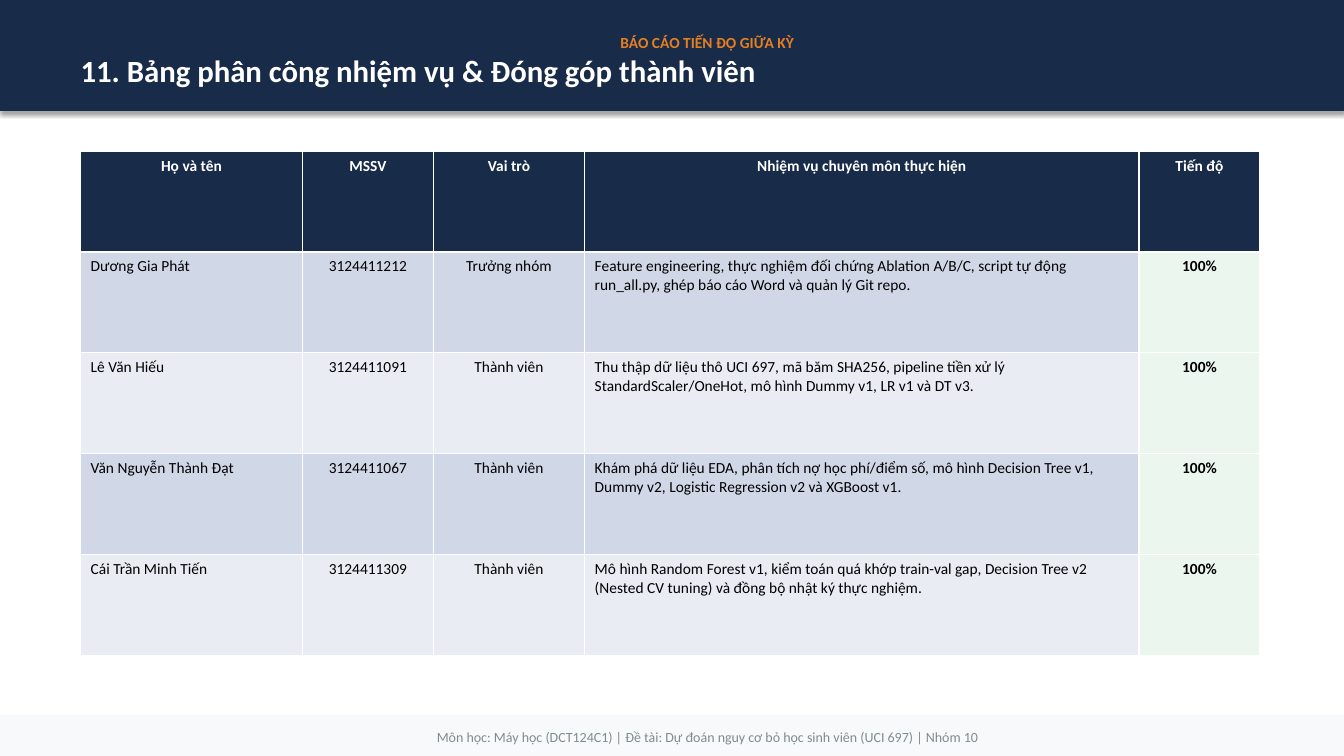
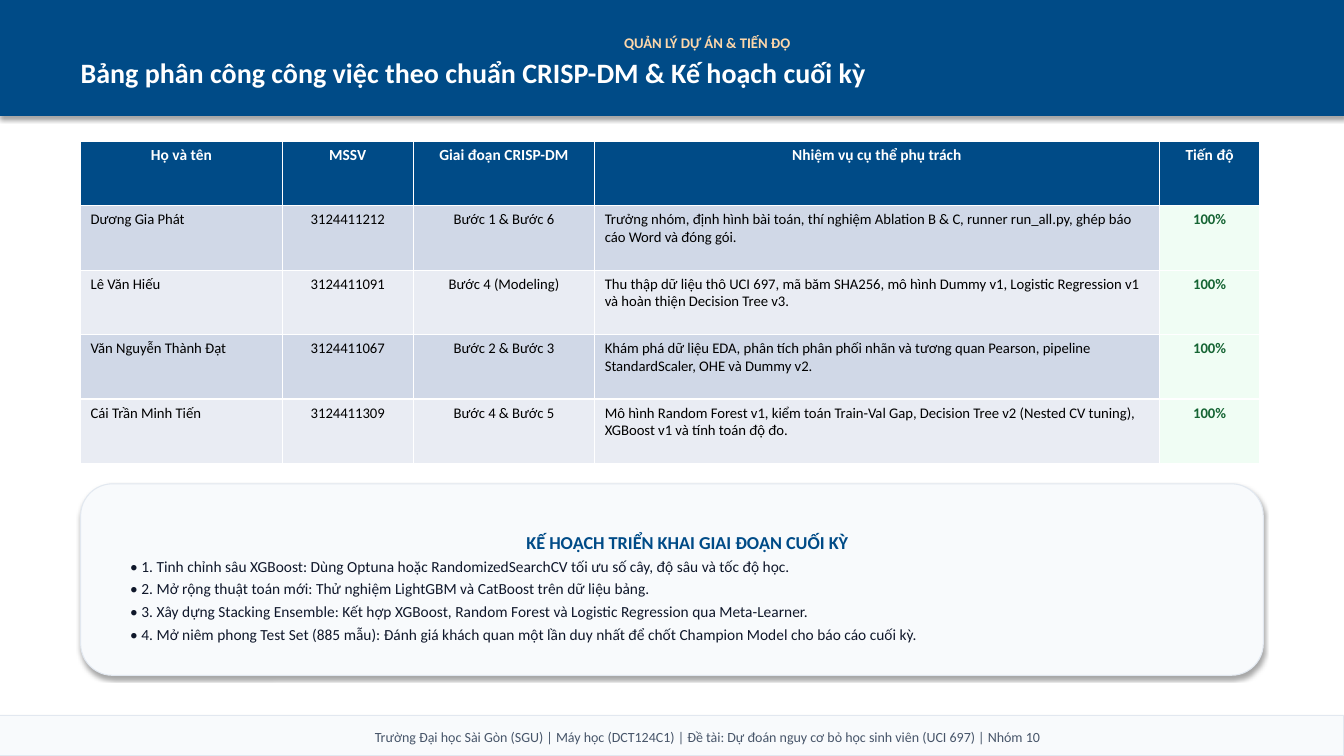
Before and after one commit to Kazuken123/DCT124C1-MH-Nhom, a slide deck: slide 12 of final/reports/BaoCao_TienDo_GiuaKy_Nhom10.pptx. Drawn at 1344x756 pixels with LibreOffice and Linux fonts; fonts in the diff are those of the drawing. Boxes give left, top, right and bottom in pixels: in the first picture for what was removed or moved away, otherwise in the second. Text is boxed around its words. In the diff, an @@ line names an element or a change of style, - is before the commit and + after.

Commit message:
Chuan hoa bao cao Word va slide PPTX theo format CRISP-DM va phong cach SGU

```diff
--- a/final/reports/BaoCao_TienDo_GiuaKy_Nhom10.pptx
+++ b/final/reports/BaoCao_TienDo_GiuaKy_Nhom10.pptx
@@ rectangle "QUẢN LÝ DỰ ÁN & ..." resized from (x1=0, y1=0, x2=1344, y2=111) to (x1=0, y1=0, x2=1344, y2=116) @@
@@ rectangle "QUẢN LÝ DỰ ÁN & ..." at (x1=0, y1=0, x2=1344, y2=116): fill #182B49 to #004B87; outline #182B49 0.75 pt to #004B87 0.75 pt @@
@@ text in rectangle at (x1=81, y1=36, x2=866, y2=88): text changed; size 22 to 20 pt @@
-BÁO CÁO TIẾN ĐỘ GIỮA KỲ
-11. Bảng phân công nhiệm vụ & Đóng góp thành viên
+QUẢN LÝ DỰ ÁN & TIẾN ĐỘ
+Bảng phân công công việc theo chuẩn CRISP-DM & Kế hoạch cuối kỳ
@@ table at (x1=81, y1=141, x2=1260, y2=464) @@
-row 1, column 3: Vai trò
+row 1, column 3: Giai đoạn CRISP-DM
-row 1, column 4: Nhiệm vụ chuyên môn thực hiện
+row 1, column 4: Nhiệm vụ cụ thể phụ trách
-row 2, column 3: Trưởng nhóm
+row 2, column 3: Bước 1 & Bước 6
-row 2, column 4: Feature engineering, thực nghiệm đối chứng Ablation A/B/C, script tự động run_all.py, ghép báo cáo Word và quản lý Git repo.
+row 2, column 4: Trưởng nhóm, định hình bài toán, thí nghiệm Ablation B & C, runner run_all.py, ghép báo cáo Word và đóng gói.
-row 3, column 3: Thành viên
+row 3, column 3: Bước 4 (Modeling)
-row 3, column 4: Thu thập dữ liệu thô UCI 697, mã băm SHA256, pipeline tiền xử lý StandardScaler/OneHot, mô hình Dummy v1, LR v1 và DT v3.
+row 3, column 4: Thu thập dữ liệu thô UCI 697, mã băm SHA256, mô hình Dummy v1, Logistic Regression v1 và hoàn thiện Decision Tree v3.
-row 4, column 3: Thành viên
+row 4, column 3: Bước 2 & Bước 3
-row 4, column 4: Khám phá dữ liệu EDA, phân tích nợ học phí/điểm số, mô hình Decision Tree v1, Dummy v2, Logistic Regression v2 và XGBoost v1.
+row 4, column 4: Khám phá dữ liệu EDA, phân tích phân phối nhãn và tương quan Pearson, pipeline StandardScaler, OHE và Dummy v2.
-row 5, column 3: Thành viên
+row 5, column 3: Bước 4 & Bước 5
-row 5, column 4: Mô hình Random Forest v1, kiểm toán quá khớp train-val gap, Decision Tree v2 (Nested CV tuning) và đồng bộ nhật ký thực nghiệm.
+row 5, column 4: Mô hình Random Forest v1, kiểm toán Train-Val Gap, Decision Tree v2 (Nested CV tuning), XGBoost v1 và tính toán độ đo.
@@ fill #182B49 to #004B87 in row 1 @@
@@ fill #EBF7EE to #F0FDF4 in 4 cells @@
@@ size 11 to 10.5 pt in "Dương Gia Phát", "3124411212", "100%", "Lê Văn Hiếu" and 8 more places @@
@@ text colour #000000 to #166534 in "100%", "100%", "100%", "100%" @@
@@ table resized from (x1=81, y1=151, x2=1260, y2=655) to (x1=81, y1=141, x2=1260, y2=464) @@
@@ rounded rectangle added at (x1=81, y1=484, x2=1263, y2=676), fill #F8FAFC, outline #E2E8F0 0.75 pt, 11 pt, text #0F172A @@
+KẾ HOẠCH TRIỂN KHAI GIAI ĐOẠN CUỐI KỲ
+• 1. Tinh chỉnh sâu XGBoost: Dùng Optuna hoặc RandomizedSearchCV tối ưu số cây, độ sâu và tốc độ học.
+• 2. Mở rộng thuật toán mới: Thử nghiệm LightGBM và CatBoost trên dữ liệu bảng.
+• 3. Xây dựng Stacking Ensemble: Kết hợp XGBoost, Random Forest và Logistic Regression qua Meta-Learner.
+• 4. Mở niêm phong Test Set (885 mẫu): Đánh giá khách quan một lần duy nhất để chốt Champion Model cho báo cáo cuối kỳ.
@@ rectangle "Trường Đại học Sài Gòn ..." at (x1=0, y1=716, x2=1344, y2=756): fill #F8F9FA to #F8FAFC; outline #F8F9FA 0.75 pt to #E2E8F0 0.75 pt @@
@@ text in rectangle at (x1=375, y1=731, x2=1040, y2=745): text changed; text colour #7F8C8D to #475569 @@
-Môn học: Máy học (DCT124C1) | Đề tài: Dự đoán nguy cơ bỏ học sinh viên (UCI 697) | Nhóm 10
+Trường Đại học Sài Gòn (SGU) | Máy học (DCT124C1) | Đề tài: Dự đoán nguy cơ bỏ học sinh viên (UCI 697) | Nhóm 10
```
Also in this commit, not shown: 8 other slides changed, 3 slides added, 3 slides removed, 2 other files.
